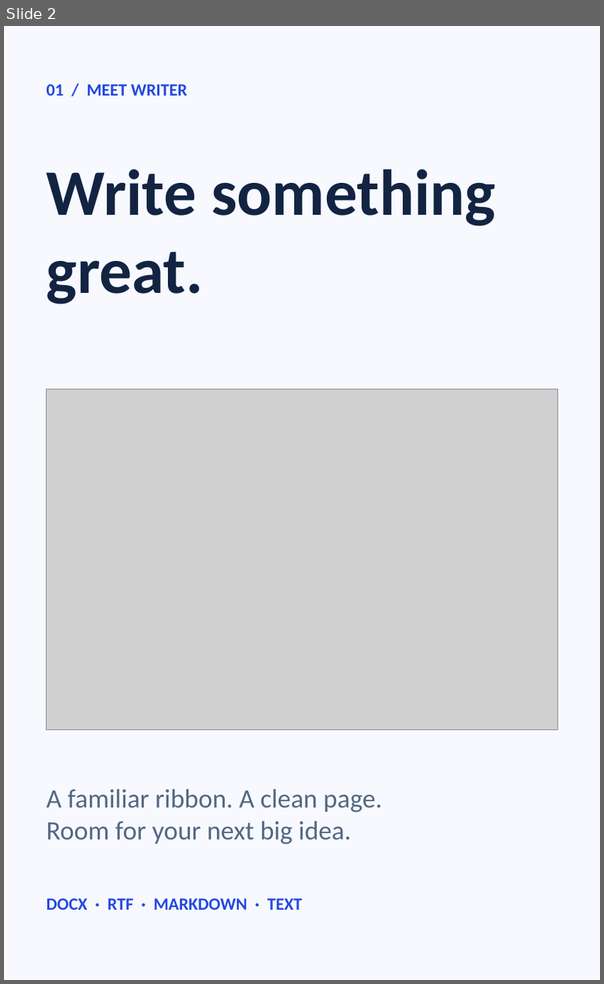
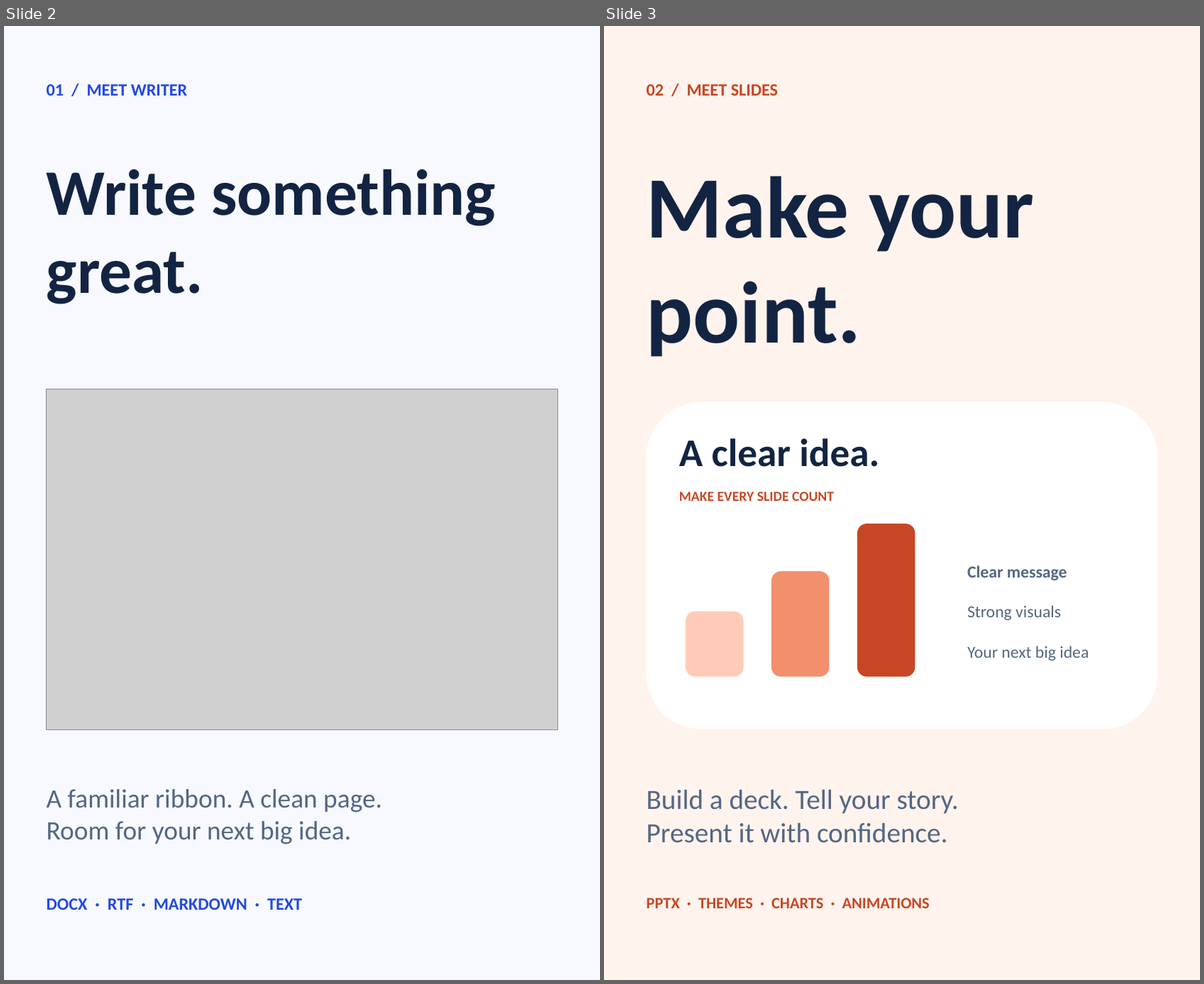
Before and after one commit to starling-build/openoffice, a slide deck: slides/landing-tall.pptx. Shown side by side, each under a label of ours: slide 2 before the commit, slides 2 and 3 after it. The pictures are 604x984 and 1204x984 pixels, drawn with LibreOffice and Linux fonts; fonts in the diff are those of the drawing; grey boxes stand for pictures. Boxes give left, top, right and bottom in pixels: in the first picture for what was removed or moved away, otherwise in the second. Text is boxed around its words. In the diff, an @@ line names an element or a change of style, - is before the commit and + after.

```diff
--- a/slides/landing-tall.pptx
+++ b/slides/landing-tall.pptx
@@ slide 3 added at [604,26,1200,980], background #FFF3ED @@
@@ text added at [647,84,778,96], 13 pt, text #C74724, bold @@
+02 / MEET SLIDES
@@ text added at [647,176,1035,357], 66 pt, text #132442, bold @@
+Make your
+point.
@@ rounded rectangle added at [646,402,1158,728], fill #FFFFFF @@
@@ text added at [679,439,879,467], 29.6 pt, text #132442, bold @@
+A clear idea.
@@ text added at [679,492,834,501], 10.6 pt, text #C74724, bold @@
+MAKE EVERY SLIDE COUNT
@@ rounded rectangle added at [858,524,916,677], fill #C74724 @@
@@ rounded rectangle added at [772,572,830,678], fill #F2906D @@
@@ text added at [968,566,1068,581], 12.7 pt, text #536782, bold @@
+Clear message
@@ rounded rectangle added at [686,612,745,677], fill #FFCBB8 @@
@@ text added at [968,605,1061,620], 12.7 pt, text #536782 @@
+Strong visuals
@@ text added at [968,646,1089,661], 12.7 pt, text #536782 @@
+Your next big idea
@@ text added at [647,790,959,843], 21 pt, text #536782 @@
+Build a deck. Tell your story.
+Present it with confidence.
@@ text added at [647,898,930,909], 12 pt, text #C74724, bold @@
+PPTX · THEMES · CHARTS · ANIMATIONS
```
Also in this commit, not shown: 2 slides changed, 2 other slides added, 1 slide removed, 15 other files.
